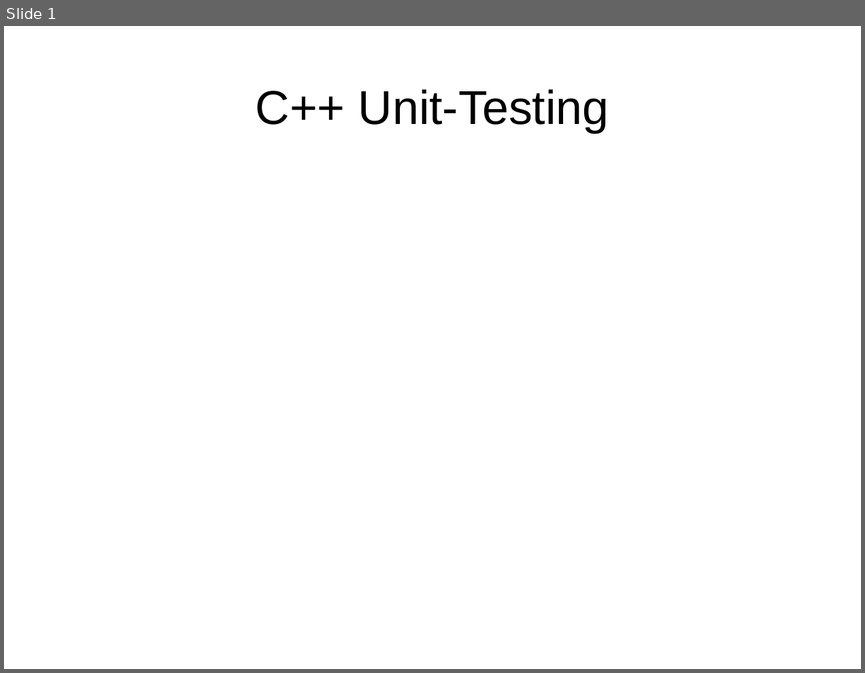
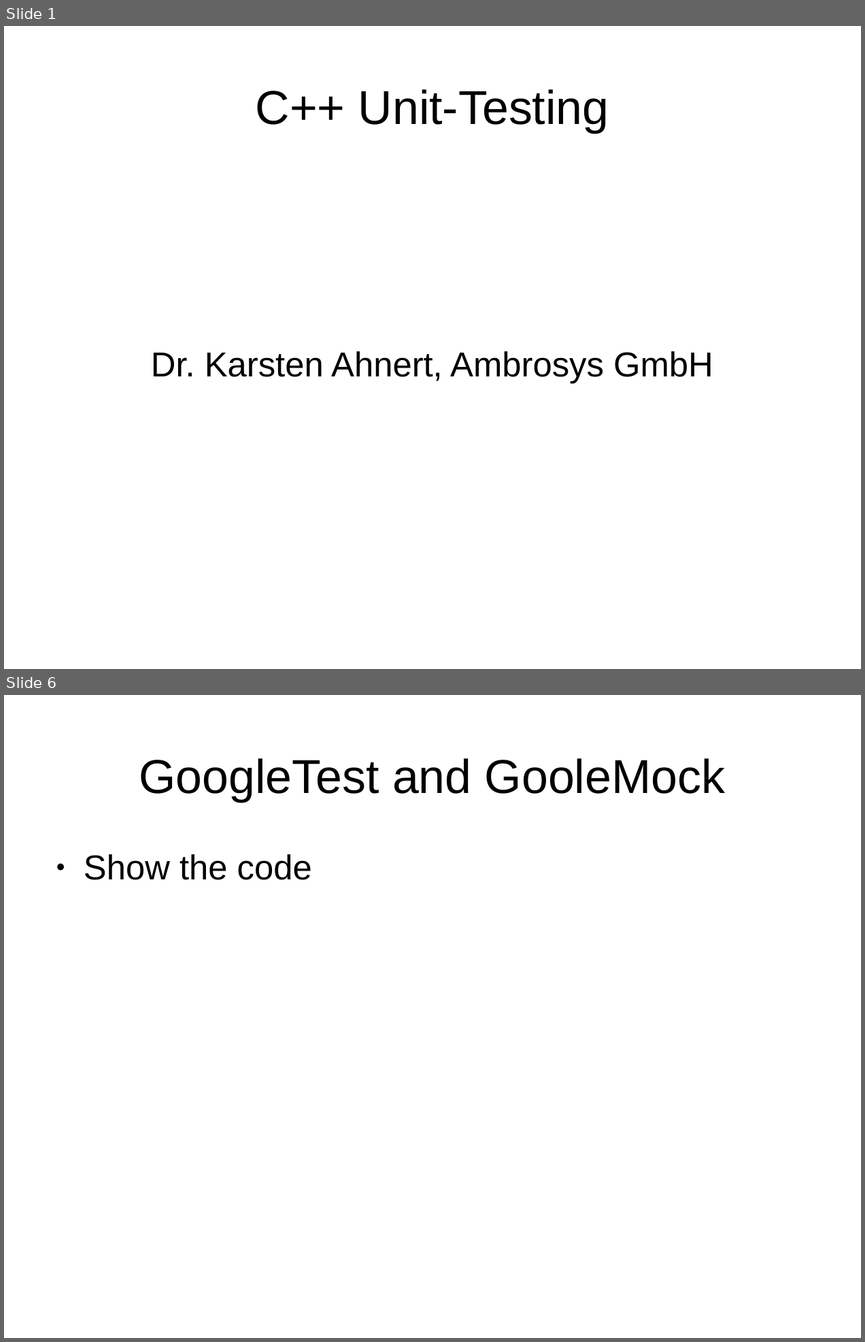
Before and after one commit to headmyshoulder/stuff, a slide deck: cppug_testing/Talk.odp. Shown one above the other, each under a label of ours: slide 1 before the commit, slides 1 and 6 after it; the slides between them are not shown. The pictures are 865x673 and 865x1342 pixels, drawn with LibreOffice and Linux fonts; fonts in the diff are those of the drawing. Boxes give left, top, right and bottom in pixels: in the first picture for what was removed or moved away, otherwise in the second. Text is boxed around its words. In the diff, an @@ line names an element or a change of style, - is before the commit and + after.

```diff
--- a/cppug_testing/Talk.odp
+++ b/cppug_testing/Talk.odp
@@ slide 6 added at (4,695,861,1338), background #FFFFFF @@
@@ title added at (139,758,725,802), 44 pt, text #000000 @@
+GoogleTest and GooleMock
@@ text added at (84,854,312,880), 32 pt, text #000000 @@
+● Show the code
@@ slide 1 changed as well @@
@@ subtitle added at (151,351,713,384), 32 pt, text #000000 @@
+Dr. Karsten Ahnert, Ambrosys GmbH
```
Also in this commit, not shown: 5 other slides added, 1 other file.
